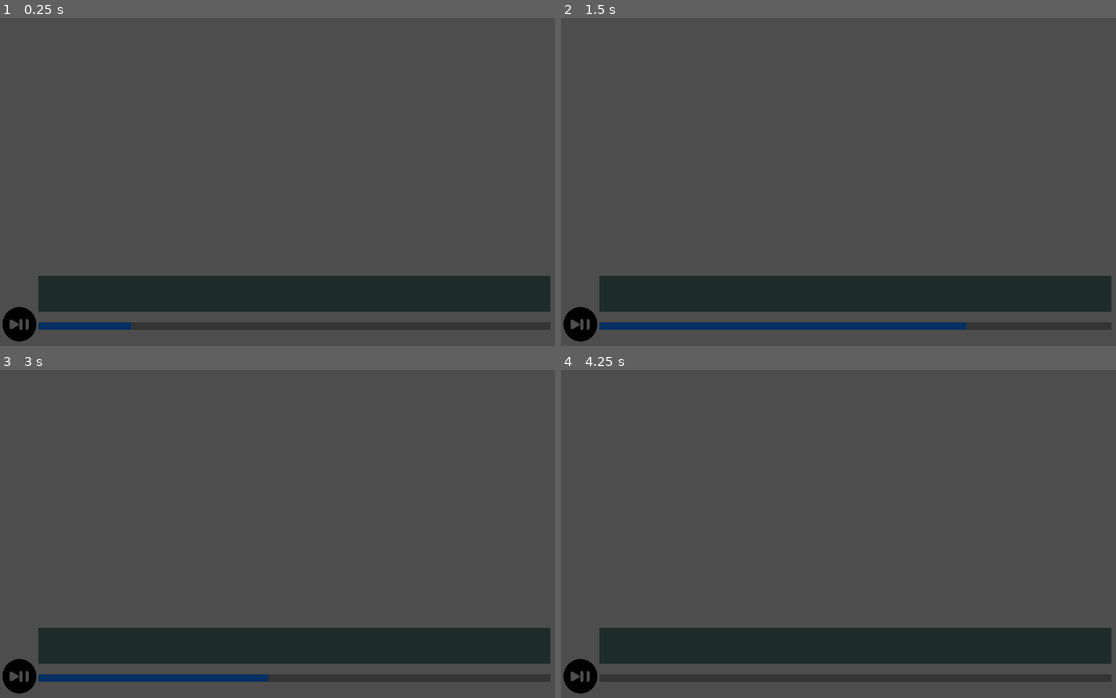
Above: before the commit, frames 1-4 (two rows, left to right).
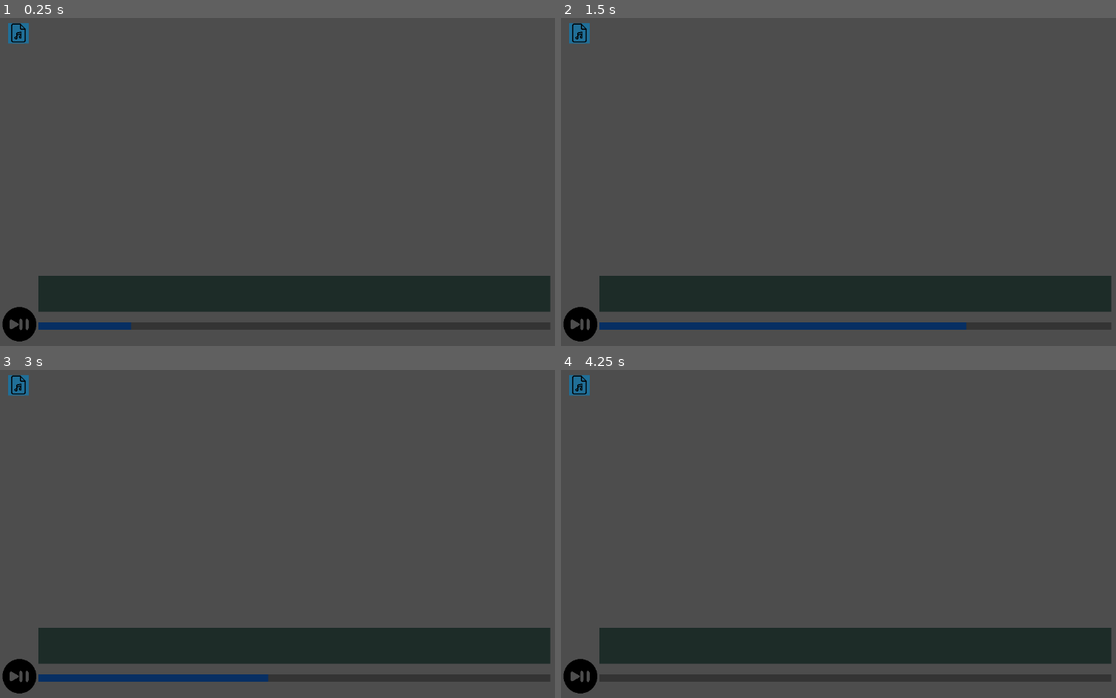
Above: after the commit, the same moments.

Repository: liddyjacob/MetroBeat
Game: Godot game, scene res://AudioTool.tscn
Two runs of this game, one before a commit and one after it. Both use one fixed random seed, a clock stepped at 60 frames per second and the inputs below. Sound files missing from this copy of the repository are replaced by a short silence.
Inputs (mouse positions are in pixels of both pictures, inside the frame that each line leads up to):
- Up to frame 1 (0.25 s): no input
- Up to frame 2 (1.5 s): click (583, 323) at 0.52 s; click (583, 323) at 1.27 s
- Up to frame 3 (3 s): click (22, 675) at 2.02 s; move the mouse to (222, 678) at 2.77 s; click (222, 678) at 2.92 s
- Up to frame 4 (4.25 s): move the mouse to (738, 547) at 3.52 s; click (738, 547) at 3.67 s

The runs differ from the first frame. In frame 1, 0.2% of the frame differs, in the area x 1-6%, y 1-8%; in frame 2, 0.2%; in frame 3, 0.2%; in frame 4, 0.2%.

Commit message:
Trouble loiading new files in

Diff:
--- a/Audio Labeler Tool/AudioTool.tscn
+++ b/Audio Labeler Tool/AudioTool.tscn
@@ -1,13 +1,20 @@
-[gd_scene load_steps=6 format=3 uid="uid://bswdt37cao7km"]
+[gd_scene load_steps=7 format=3 uid="uid://bswdt37cao7km"]
 
 [ext_resource type="Script" path="res://Scripts/AudioTool.gd" id="1_ku2tb"]
-[ext_resource type="AudioStream" uid="uid://7ee0d7qwvm17" path="res://music/JPEGMAFIA - I LAY DOWN MY LIFE FOR YOU/JPEGMAFIA - I LAY DOWN MY LIFE FOR YOU - 11 either on or off the drugs.mp3" id="1_omat1"]
 [ext_resource type="PackedScene" uid="uid://0hgyip1on0pg" path="res://play_pause.tscn" id="2_m00vf"]
 [ext_resource type="PackedScene" uid="uid://cklc8u1chvdes" path="res://progress_bar.tscn" id="2_yu2ge"]
 [ext_resource type="PackedScene" uid="uid://dfokk1io5qoar" path="res://wave_form.tscn" id="4_3acmf"]
+[ext_resource type="PackedScene" uid="uid://bg4syiviv0sk6" path="res://select_file.tscn" id="4_hpwip"]
+[ext_resource type="AudioStream" uid="uid://d36lwac2dryqj" path="res://music/JPEGMAFIA - I LAY DOWN MY LIFE FOR YOU - 11 either on or off the drugs.mp3" id="6_5180y"]
 
 [node name="AudioTool" type="Node2D"]
 script = ExtResource("1_ku2tb")
+
+[node name="select_file" parent="." instance=ExtResource("4_hpwip")]
+offset_left = 16.0
+offset_top = 17.0
+offset_right = 56.0
+offset_bottom = 57.0
 
 [node name="ProgressBar" parent="." instance=ExtResource("2_yu2ge")]
 offset_left = 75.0
@@ -28,7 +35,7 @@
 offset_bottom = 511.0
 
 [node name="MusicPlayer" type="AudioStreamPlayer2D" parent="."]
-stream = ExtResource("1_omat1")
+stream = ExtResource("6_5180y")
 autoplay = true
 
 [connection signal="finished" from="MusicPlayer" to="." method="_on_music_player_finished"]
--- a/Audio Labeler Tool/Scripts/AudioTool.gd
+++ b/Audio Labeler Tool/Scripts/AudioTool.gd
@@ -2,6 +2,7 @@
 
 var playback_position = 0
 var rel_position = 0
+var audio_file = ""
 @onready
 var audio_stream = get_node("MusicPlayer")
 
@@ -11,12 +12,57 @@
 	if audio_stream.has_stream_playback():
 		audio_stream.seek(playback_position)
 
+func stop():
+	playback_position = audio_stream.get_playback_position()
+	audio_stream.stop()
+
+func play():
+	audio_stream.play(playback_position)
+
 func toggle_playback():
+	# If playing, stop
 	if audio_stream.has_stream_playback():
-		playback_position = audio_stream.get_playback_position()
-		audio_stream.stop()
+		stop()
 	else:
-		audio_stream.play(playback_position)
+	# If not playing, play
+		play()
+
+func load_mp3(path):
+	# I don't know why this won't open. Clearly, we can see the file in res/music
+	var dir = DirAccess.open('res://music')
+	print(dir.get_files()[0])
+
+
+	var file = FileAccess.open(dir.get_files()[0], FileAccess.READ)
+	print(file)
+	var sound = AudioStreamMP3.new()
+	sound.data = file.get_buffer(file.get_length())
+	return sound
+
+func restart():
+	var new_stream = load_mp3(audio_file)
+	print(new_stream)
+	#audio_stream.stream = load_mp3(audio_file)
+
+
+func open_audio():
+	# Open a selected audio file
+	var output = []
+	OS.execute('pwd', [], output)
+	var err_no = OS.execute('bash', ['-c', 'cd music; zenity --file-selection'], output)
+	if err_no == 0:
+		var base_path = output[0]
+
+		# this replaces the beginning of the file with res
+		audio_file = "res://" + output[1].substr(base_path.length())
+
+		print(audio_file)
+		restart()
+
+	else:
+		print("Failure to load file")
+
+
 
 # Called when the node enters the scene tree for the first time.
 func _ready():
--- /dev/null
+++ b/Audio Labeler Tool/Scripts/select_file.gd
@@ -0,0 +1,17 @@
+extends Control
+
+
+# Called when the node enters the scene tree for the first time.
+func _ready():
+	pass # Replace with function body.
+
+
+# Called every frame. 'delta' is the elapsed time since the previous frame.
+func _process(delta):
+	pass
+
+
+func _on_texture_button_pressed():
+	# Call upstream handler
+	var audio_tool = get_node("/root/AudioTool")
+	audio_tool.open_audio()
--- /dev/null
+++ b/Audio Labeler Tool/select_file.tscn
@@ -0,0 +1,29 @@
+[gd_scene load_steps=3 format=3 uid="uid://bg4syiviv0sk6"]
+
+[ext_resource type="Script" path="res://Scripts/select_file.gd" id="1_cx5j7"]
+[ext_resource type="Texture2D" uid="uid://dng2xh1inigld" path="res://Textures/music-file.png" id="2_g65y3"]
+
+[node name="select_file" type="Control"]
+layout_mode = 3
+anchors_preset = 0
+offset_right = 40.0
+offset_bottom = 40.0
+script = ExtResource("1_cx5j7")
+
+[node name="ColorRect" type="ColorRect" parent="."]
+layout_mode = 0
+offset_right = 40.0
+offset_bottom = 40.0
+color = Color(0.127308, 0.437475, 0.594212, 1)
+
+[node name="TextureButton" type="TextureButton" parent="."]
+layout_mode = 0
+offset_left = 2.0
+offset_top = 1.0
+offset_right = 38.0
+offset_bottom = 38.0
+texture_normal = ExtResource("2_g65y3")
+ignore_texture_size = true
+stretch_mode = 0
+
+[connection signal="pressed" from="TextureButton" to="." method="_on_texture_button_pressed"]
Binary file added: Audio Labeler Tool/Textures/music-file.png
Not shown, added: Audio Labeler Tool/Textures/music-file.png.import
Not shown, added: Audio Labeler Tool/godot-python-0.50.0-x11-64.tar.bz2
Not shown, added: Audio Labeler Tool/godot-python-0.50.0.zip
